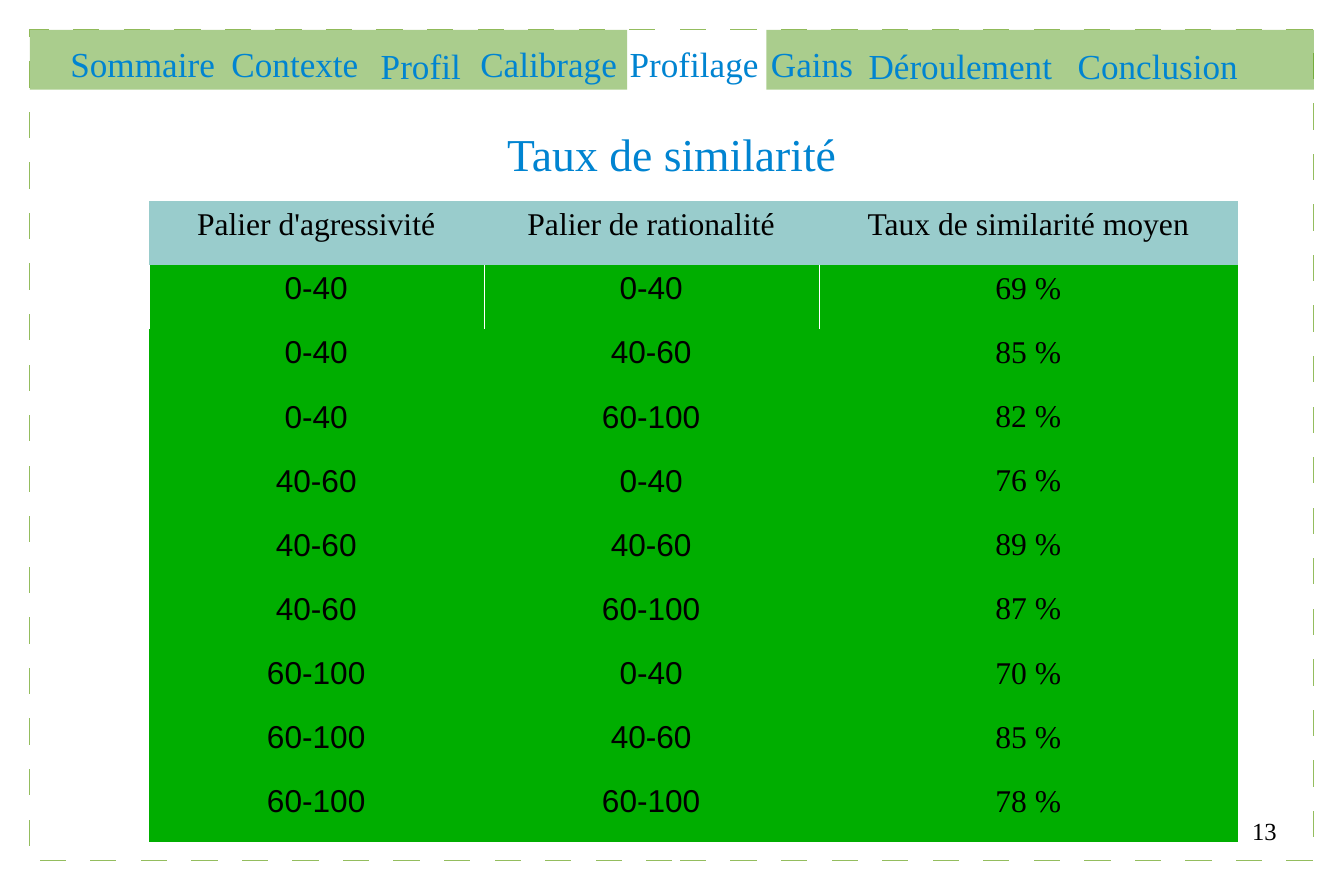
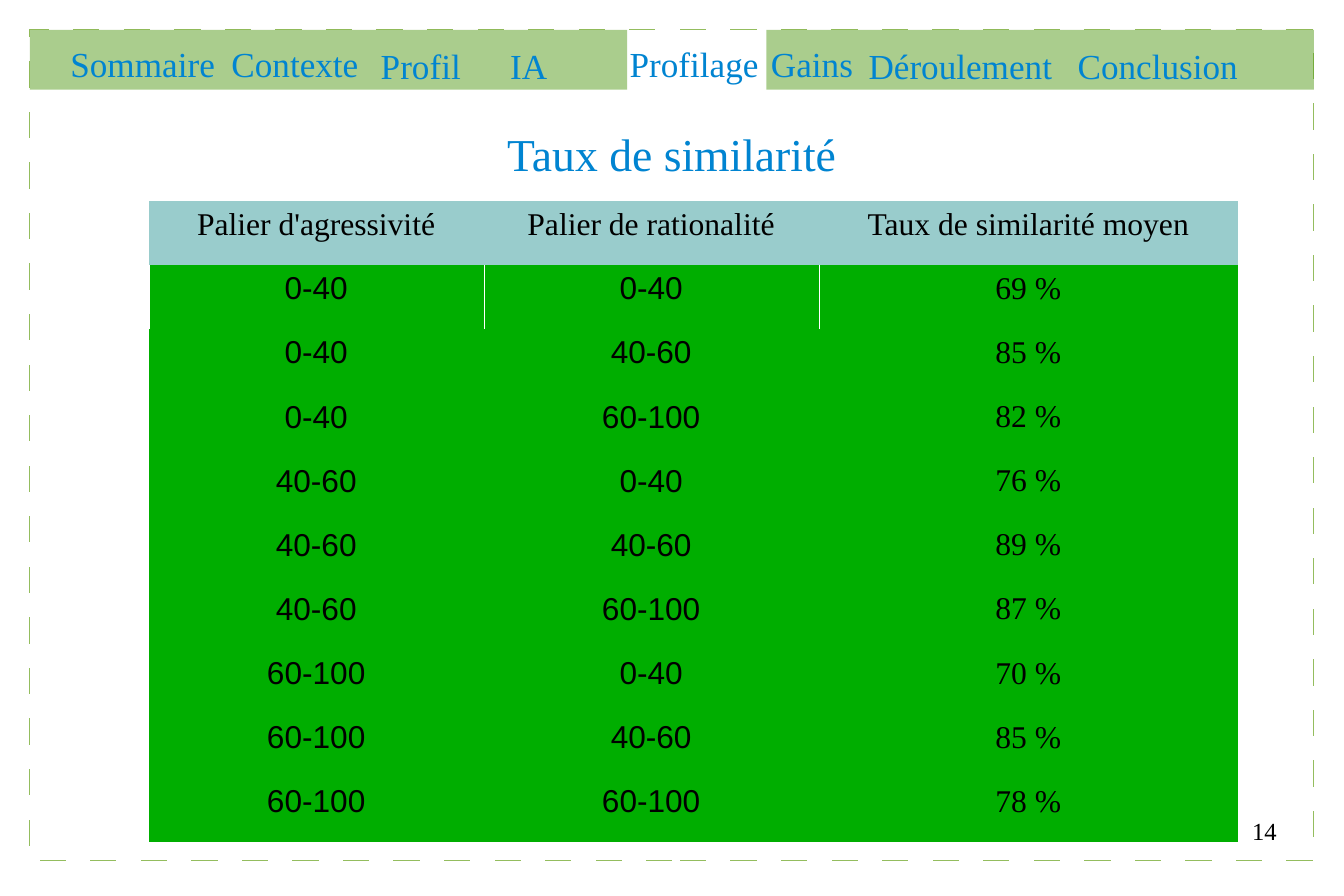
Before and after one commit to Gouga34/TERM1_Poker, a slide deck: slide 14 of Soutenance/presentation.odp (slide 13 before the commit). Drawn at 1344x896 pixels with LibreOffice and Linux fonts; fonts in the diff are those of the drawing. Boxes give left, top, right and bottom in pixels: in the first picture for what was removed or moved away, otherwise in the second. Text is boxed around its words. In the diff, an @@ line names an element or a change of style, - is before the commit and + after.

```diff
--- a/Soutenance/presentation.odp
+++ b/Soutenance/presentation.odp
@@ text removed at (480,52,617,84) @@
-Calibrage
@@ text added at (510,56,547,79), 20 pt, text #0084D1 @@
+IA
@@ page number at (1252,823,1277,840): text changed @@
-13
+14
```
Also in this commit, not shown: 17 other slides changed, 1 slide added, 1 other file.
